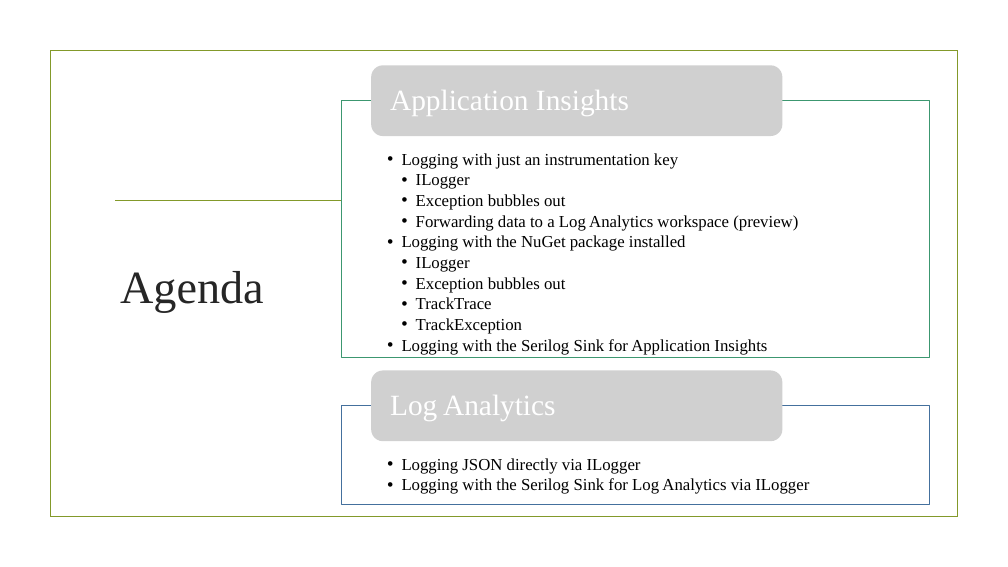
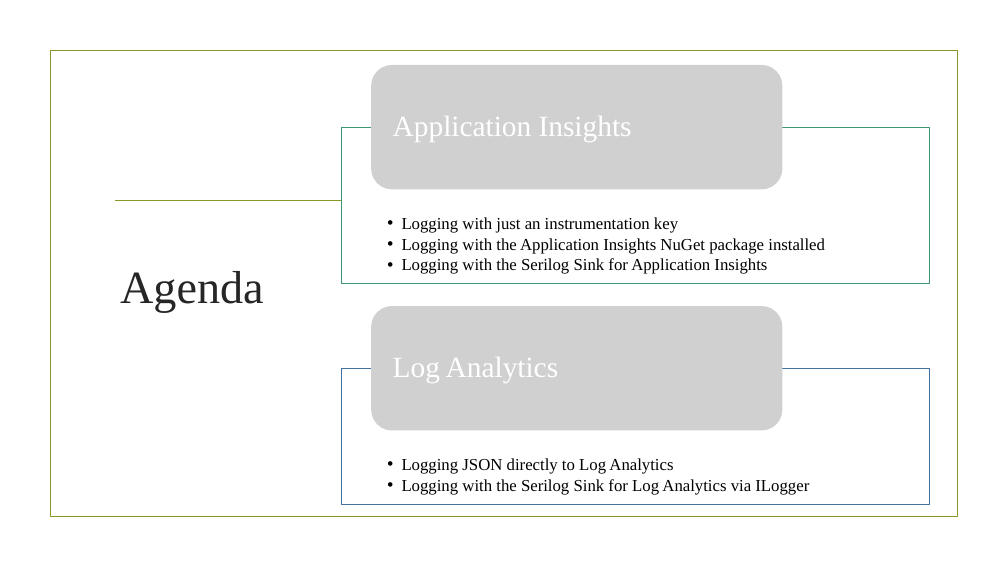
Before and after one commit to madcodemonkey/Azure.Monitor, a slide deck: slide 2 of AppInsights and Log Analytics.pptx. Drawn at 1008x567 pixels with LibreOffice and Linux fonts; fonts in the diff are those of the drawing; grey boxes stand for pictures; background and template pictures are left out. Boxes give left, top, right and bottom in pixels: in the first picture for what was removed or moved away, otherwise in the second. Text is boxed around its words. In the diff, an @@ line names an element or a change of style, - is before the commit and + after.

```diff
--- a/AppInsights and Log Analytics.pptx
+++ b/AppInsights and Log Analytics.pptx
@@ picture: place and size @@
-picture at <box>371,65,783,136</box>
+picture at <box>371,65,783,190</box>
@@ text "Application Insights": place and size @@
-text "Application Insights" at <box>390,90,629,116</box>
+text "Application Insights" at <box>393,116,632,142</box>
@@ rectangle: place and size @@
-rectangle at <box>342,101,929,358</box>
+rectangle at <box>342,127,929,283</box>
@@ text "Logging with just an instrumentation ...": place and size @@
-text "Logging with just an instrumentation ..." at <box>402,153,798,355</box>
+text "Logging with just an instrumentation ..." at <box>402,217,825,274</box>
@@ text at <box>402,238,825,254</box>: text changed @@
-    • ILogger
-    • Exception bubbles out
-    • Forwarding data to a Log Analytics workspace (preview)
-  • Logging with the NuGet package installed
-    • ILogger
-    • Exception bubbles out
-    • TrackTrace
-    • TrackException
+  • Logging with the Application Insights NuGet package installed
@@ picture added at <box>371,306,783,431</box> @@
@@ text "Log Analytics": place and size @@
-text "Log Analytics" at <box>390,395,555,421</box>
+text "Log Analytics" at <box>393,357,558,383</box>
@@ rectangle: place and size @@
-rectangle at <box>342,406,929,504</box>
+rectangle at <box>342,368,929,504</box>
@@ picture removed at <box>371,371,783,442</box> @@
@@ text at <box>402,458,673,474</box>: text changed @@
-  • Logging JSON directly via ILogger
+  • Logging JSON directly to Log Analytics
```
Also in this commit, not shown: 4 other slides changed.
